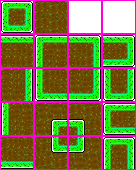
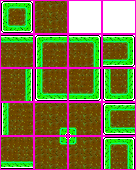
Layered file, before and after one edit (136px x 170px). Changes by layer:
painted on "tiles" over [35, 103, 101, 169]
